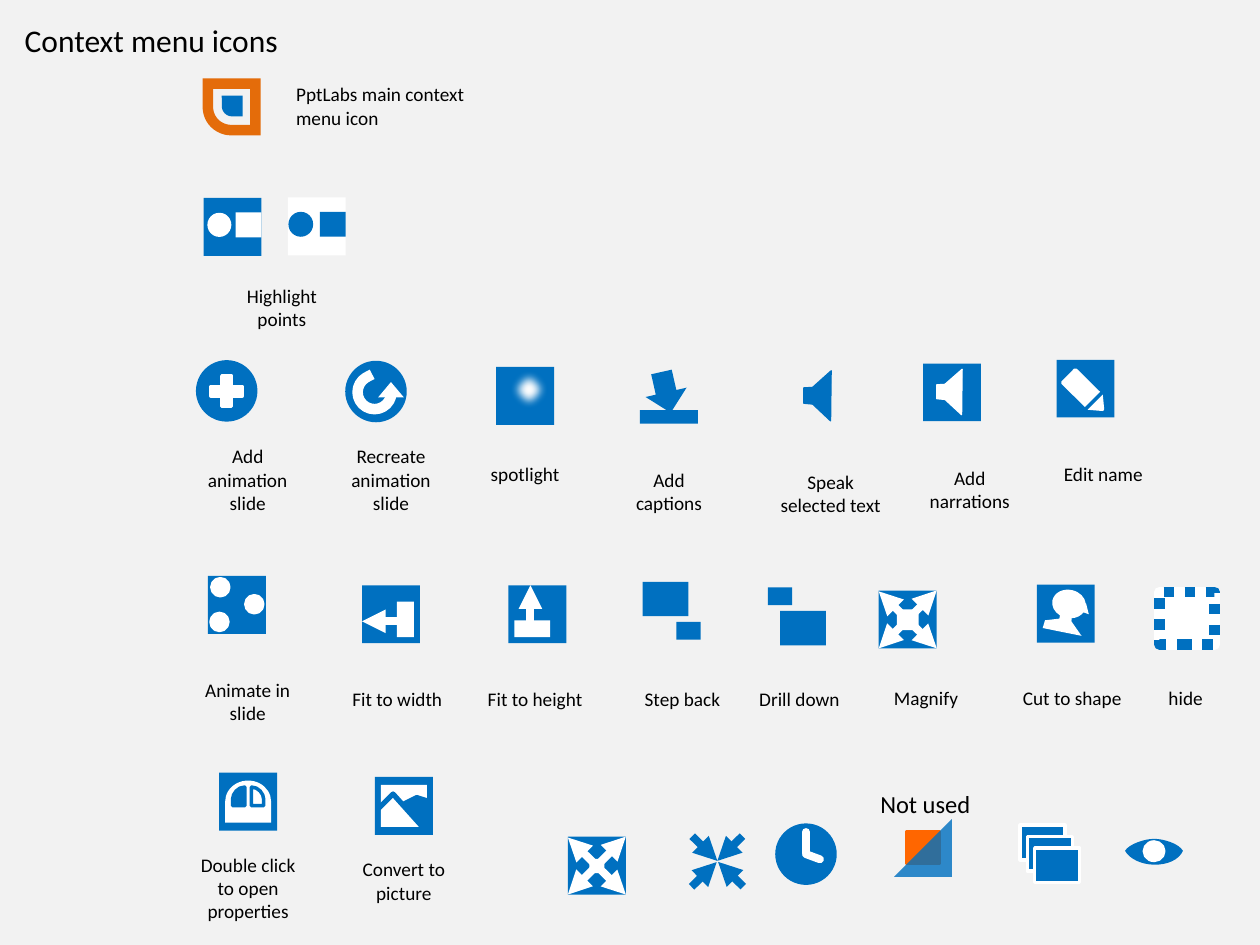
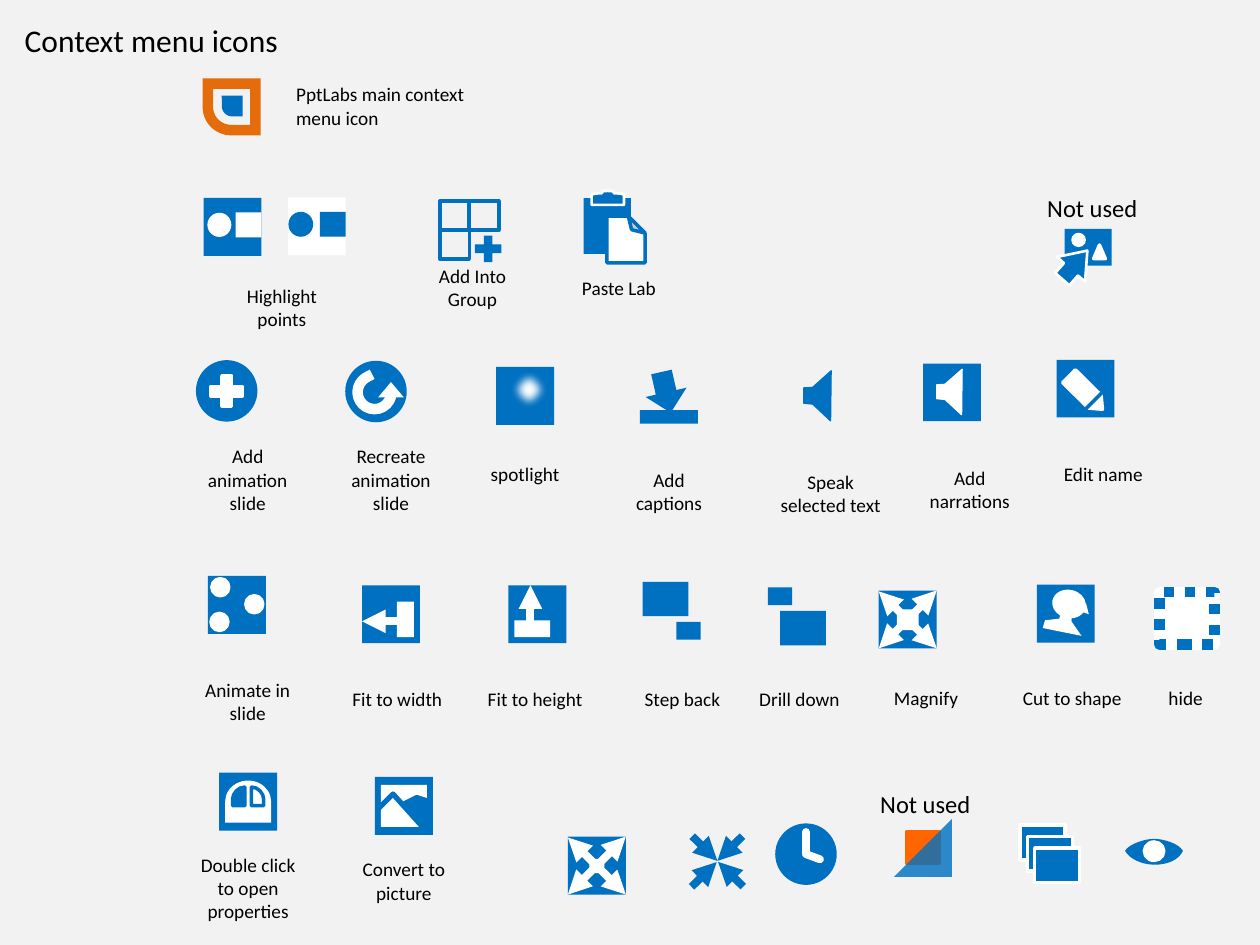
Before and after one commit to PowerPointLabs/PowerPointLabs, a slide deck: slide 8 of doc/Icons.pptx. Drawn at 1260x945 pixels with LibreOffice and Linux fonts; fonts in the diff are those of the drawing. Boxes give left, top, right and bottom in pixels: in the first picture for what was removed or moved away, otherwise in the second. Text is boxed around its words. In the diff, an @@ line names an element or a change of style, - is before the commit and + after.

Commit message:
Icons for Paste Lab #1349  (#1369)
* Add paste lab icons

* Update Add Into Group icon

```diff
--- a/doc/Icons.pptx
+++ b/doc/Icons.pptx
@@ rectangle added at <box>583,198,631,253</box>, fill #0070C0 @@
@@ freeform shape added at <box>592,190,625,204</box>, fill #0070C0, outline #FFFFFF 1.5 pt @@
@@ text added at <box>1047,200,1138,217</box>, 14 pt, text #000000 @@
+Not used
@@ group added at <box>440,200,501,262</box>: 3 rectangles, 1 plus @@
@@ folded corner added at <box>607,217,645,263</box>, fill #FFFFFF, outline #0070C0 2 pt @@
@@ group added at <box>1048,229,1111,291</box>: 1 rectangle, 1 triangle, 1 ellipse, 1 right arrow @@
@@ text added at <box>439,269,506,309</box>, 11 pt, text #000000 @@
+Add Into Group
@@ text added at <box>582,281,655,295</box>, 11 pt, text #000000 @@
+Paste Lab
```
Also in this commit, not shown: 11 other files.
